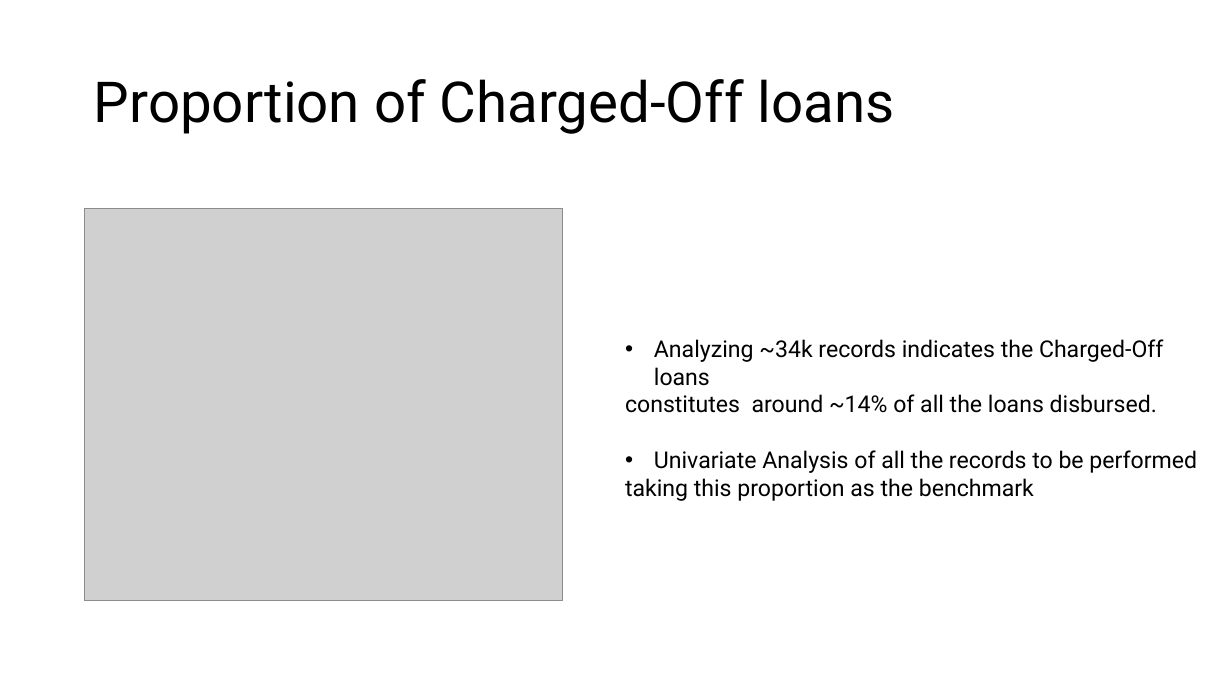
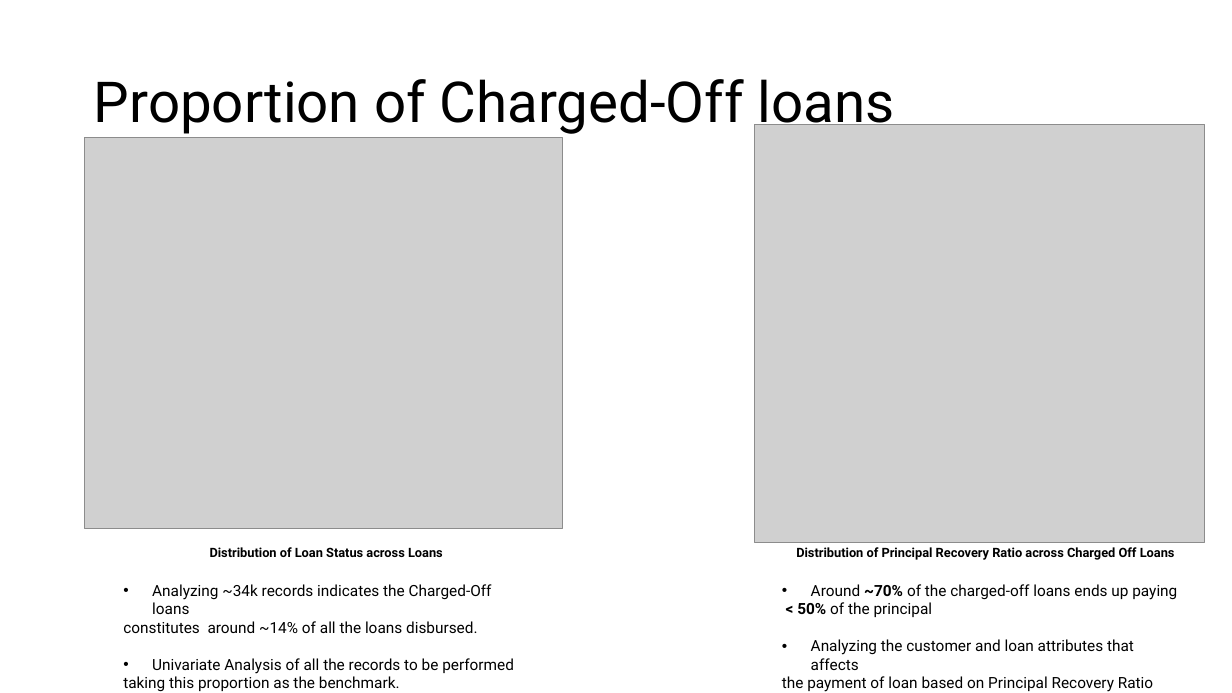
Before and after one commit to mundrapiyush/data-analysis, a slide deck: slide 4 of case-study/customer-analysis.pptx. Drawn at 1232x693 pixels with LibreOffice and Linux fonts; fonts in the diff are those of the drawing; grey boxes stand for pictures. Boxes give left, top, right and bottom in pixels: in the first picture for what was removed or moved away, otherwise in the second. Text is boxed around its words. In the diff, an @@ line names an element or a change of style, - is before the commit and + after.

```diff
--- a/case-study/customer-analysis.pptx
+++ b/case-study/customer-analysis.pptx
@@ picture: place and size @@
-picture at bbox=[85, 209, 563, 601]
+picture at bbox=[85, 138, 563, 530]
@@ picture added at bbox=[755, 124, 1205, 542] @@
@@ text added at bbox=[210, 547, 443, 557], 10 pt, text #000000, bold @@
+Distribution of Loan Status across Loans
@@ text added at bbox=[796, 547, 1175, 560], 10 pt, text #000000, bold @@
+Distribution of Principal Recovery Ratio across Charged Off Loans
@@ text "Analyzing ~34k records indicates the ...": place and size @@
-text "Analyzing ~34k records indicates the ..." at bbox=[625, 339, 1197, 501]
+text "Analyzing ~34k records indicates the ..." at bbox=[123, 584, 514, 692]
@@ text at bbox=[123, 584, 514, 674]: size 18 to 12 pt in "Analyzing ~34k records indicates the Charged-Off loans", "constitutes around ~14% of all the loans ...", "Univariate Analysis of all the records to ..." @@
@@ text added at bbox=[782, 584, 1177, 692], 12 pt, text #000000 @@
+• Around ~70% of the charged-off loans ends up paying
+< 50% of the principal
+• Analyzing the customer and loan attributes that affects
+the payment of loan based on Principal Recovery Ratio
@@ text at bbox=[123, 676, 400, 692]: text changed; size 18 to 12 pt @@
-taking this proportion as the benchmark
+taking this proportion as the benchmark.
```
Also in this commit, not shown: 47 other files.
